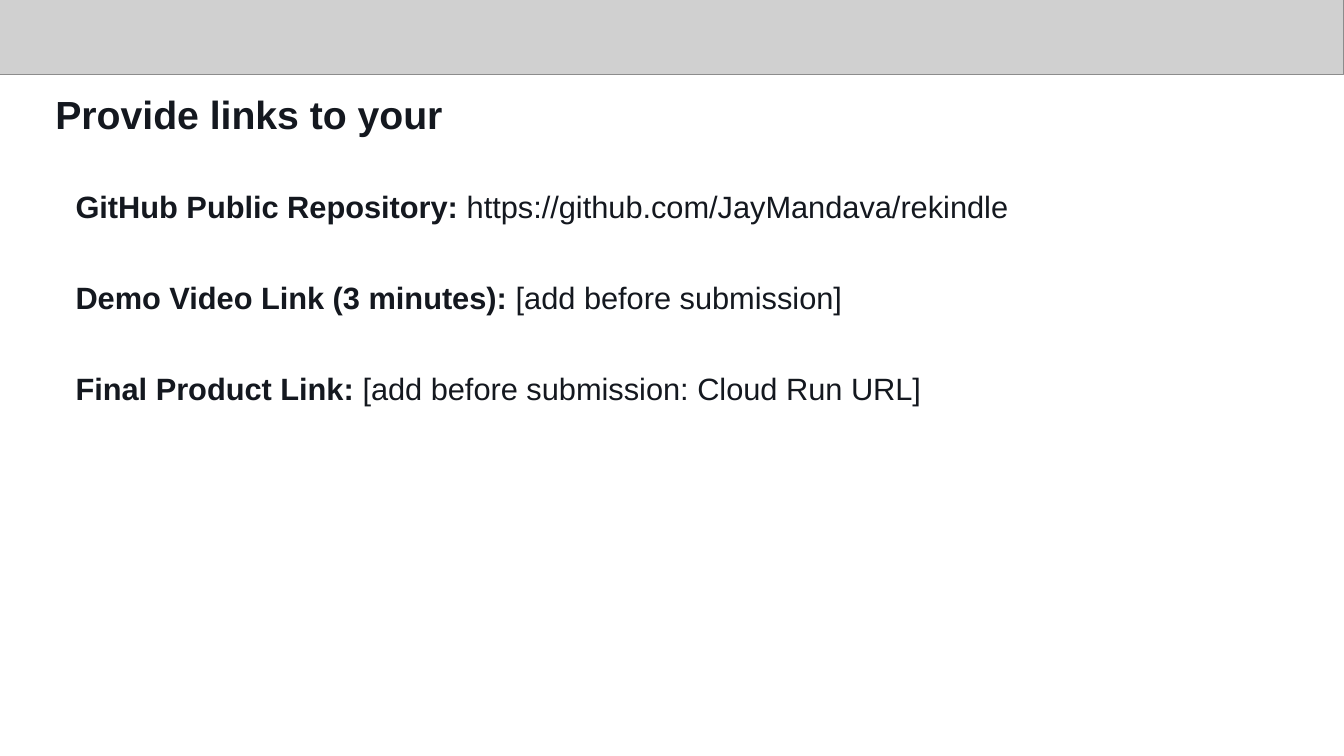
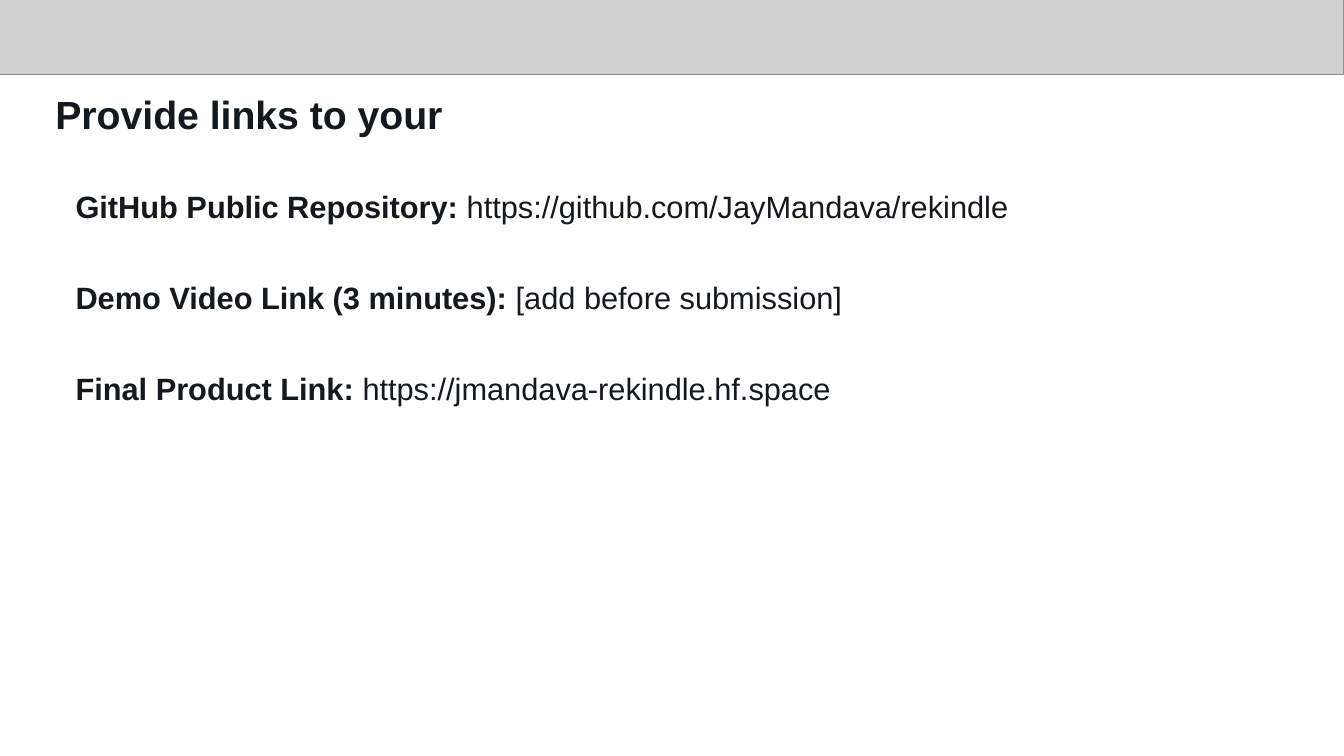
Before and after one commit to JayMandava/rekindle, a slide deck: slide 14 of docs/deck/ReKindle_AI_Builder_Cup.pptx. Drawn at 1344x756 pixels with LibreOffice and Linux fonts; fonts in the diff are those of the drawing; grey boxes stand for pictures. Boxes give left, top, right and bottom in pixels: in the first picture for what was removed or moved away, otherwise in the second. Text is boxed around its words. In the diff, an @@ line names an element or a change of style, - is before the commit and + after.

Commit message:
Add Hugging Face Space deploy and product link to deck

```diff
--- a/docs/deck/ReKindle_AI_Builder_Cup.pptx
+++ b/docs/deck/ReKindle_AI_Builder_Cup.pptx
@@ text at (x1=76, y1=377, x2=831, y2=405): text changed @@
-Final Product Link: [add before submission: Cloud Run URL]
+Final Product Link: https://jmandava-rekindle.hf.space
```
Also in this commit, not shown: 4 other files.
